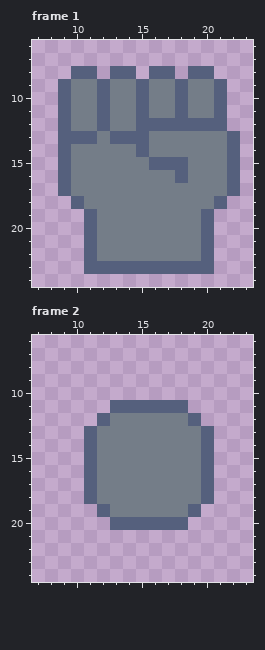
Two versions of one pixel-art file, project SpaceTycoon/Aseprite edit/Basic UI/ItemType_UI.aseprite. Above: the version before the commit.
32x32 pixels, 3 frames. Shown: frame 1: x 7..23, y 6..24; frame 2: x 7..23, y 6..24. The commit also changed other frames, which this record leaves out.
Now the later version:
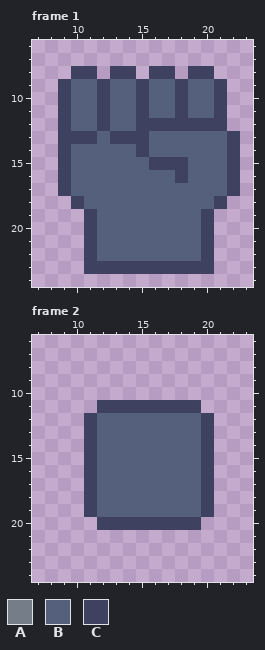
Palette (. is transparent): A #747d88  B #55607d  C #3e415f
Difference:
Changed rows in their new state; - is an unchanged pixel.
Frame 1:
first column x 9:
 8 -CC-CC-CC-CC--
 9 CBBCBBCBBCBBC-
10 CBBCBBCBBCBBC-
11 CBBCBBCBBCBBC-
12 CBBCBBCCCCCCC-
13 CCCBCCCBBBBBBC
14 CBBBBBCBBBBBBC
15 CBBBBBBCCCBBBC
16 CBBBBBBBBCBBBC
17 CBBBBBBBBBBBBC
18 -CBBBBBBBBBBC-
19 --CBBBBBBBBC--
20 --CBBBBBBBBC--
21 --CBBBBBBBBC--
22 --CBBBBBBBBC--
23 --CCCCCCCCCC--
Frame 2:
first column x 11:
11 -CCCCCCCC-
12 C-BBBBBB-C
13 CBBBBBBBBC
14 CBBBBBBBBC
15 CBBBBBBBBC
16 CBBBBBBBBC
17 CBBBBBBBBC
18 CBBBBBBBBC
19 C-BBBBBB-C
20 -CCCCCCCC-
Pixel boxes of the changes (left, top, right, bottom) in both pictures:
changed: (58, 66, 240, 274)
changed: (84, 400, 214, 530)
